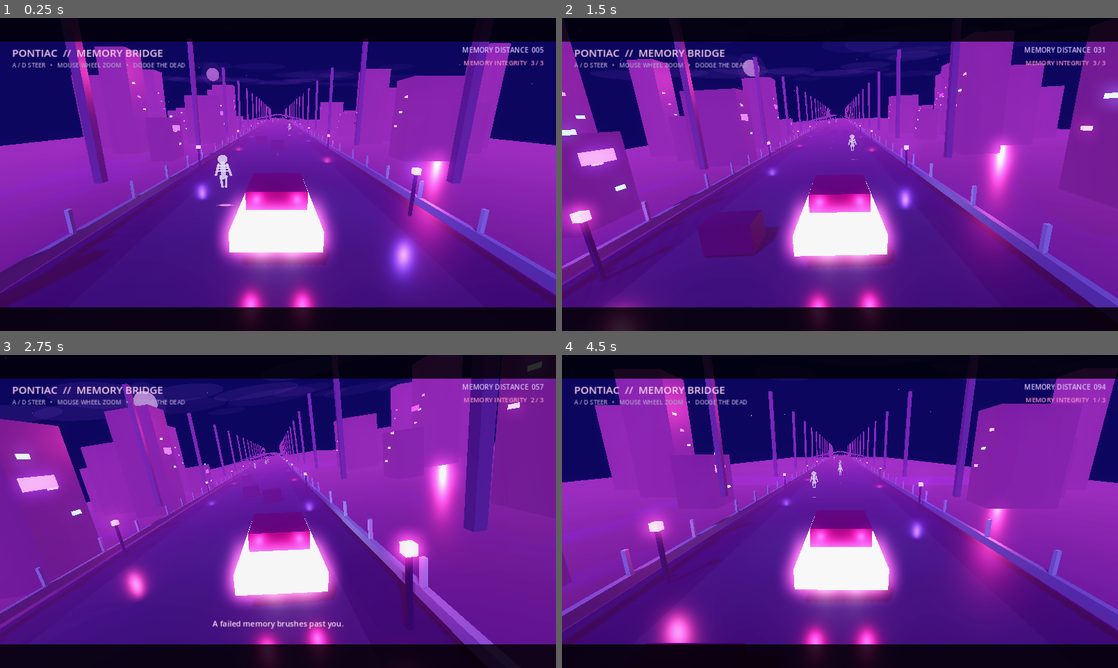
Above: before the commit, frames 1-4 (two rows, left to right).
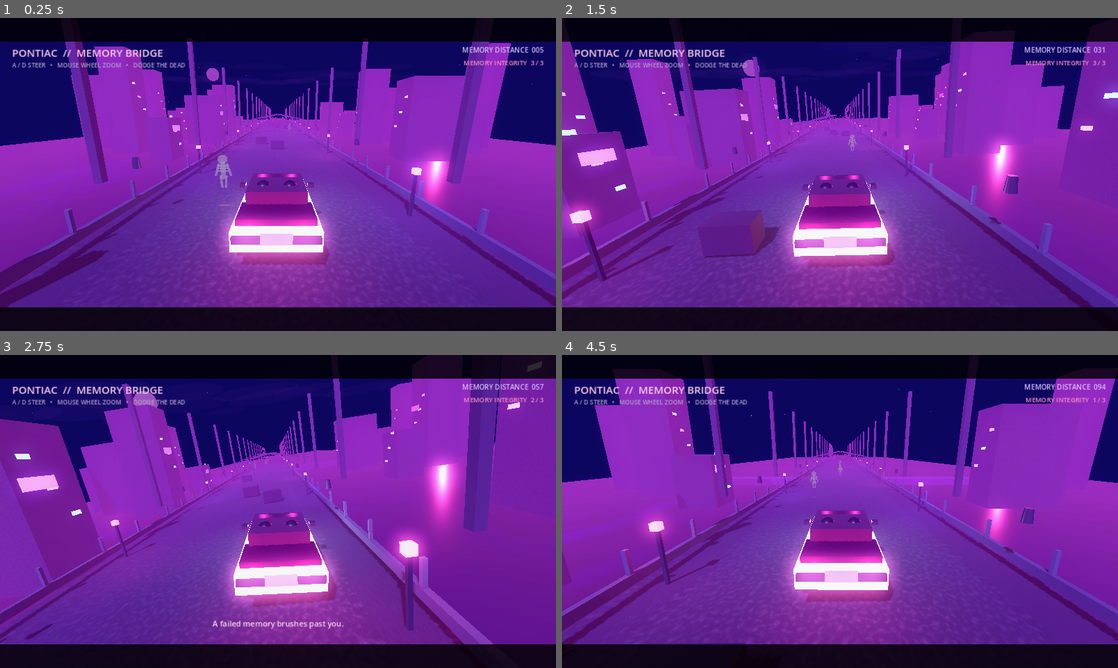
Above: after the commit, the same moments.

Repository: fuzeonspotify/outoftime
Game: Godot game, scene res://scenes/road_memory.tscn
The game is run twice, just before and just after one commit, with the same random seed, the same clock (stepped at 60 frames per second) and the same inputs. This scene is started directly instead of the project's main scene.
Inputs (mouse positions are in pixels of both pictures, inside the frame that each line leads up to):
- Up to frame 1 (0.25 s): no input
- Up to frame 2 (1.5 s): move the mouse to (962, 158) at 0.52 s; hold D (move_right) 0.53-1.28 s; tap Shift at 0.6 s; click (962, 158) at 0.67 s; tap Space at 0.77 s; move the mouse to (728, 190) at 1.27 s; hold S from 1.28 s (still down); tap E at 1.35 s
- Up to frame 3 (2.75 s): tap Space at 1.52 s; move the mouse to (333, 442) at 2.02 s; release S at 2.03 s; hold D (move_right) from 2.03 s (still down); tap Shift at 2.1 s
- Up to frame 4 (4.5 s): move the mouse to (812, 574) at 2.77 s; release D (move_right) at 2.78 s; hold W 2.78-3.53 s; tap E at 2.85, 4.35 s; click (812, 574) at 2.92 s; tap Space at 3.02, 3.77 s; tap A (move_left) at 3.5 s; move the mouse to (1006, 558) at 3.52 s; hold A (move_left) from 3.53 s (still down); tap Shift at 3.6 s; move the mouse to (673, 464) at 4.27 s

The runs differ from the first frame. In frame 1, 20% of the frame differs, in the area x 0-100%, y 7-96%; in frame 2, 20%; in frame 3, 18%; in frame 4, 22%.
Error in both runs: Invalid assignment of property or key 'volume_linear' with value of type 'float' on a base object of type 'AudioStreamPlayer'. (res://scripts/audio/music_direc…

Commit message:
Enable textured art pass on memory bridge

Diff:
--- a/scenes/road_memory.tscn
+++ b/scenes/road_memory.tscn
@@ -1,10 +1,14 @@
-[gd_scene load_steps=3 format=3]
+[gd_scene load_steps=4 format=3]
 
 [ext_resource type="Script" path="res://scripts/world/road_memory.gd" id="1_road"]
 [ext_resource type="Script" path="res://scripts/world/road_audio.gd" id="2_audio"]
+[ext_resource type="Script" path="res://scripts/world/environment_art_pass.gd" id="3_art"]
 
 [node name="RoadMemory" type="Node3D"]
 script = ExtResource("1_road")
 
 [node name="RoadAudio" type="Node" parent="."]
 script = ExtResource("2_audio")
+
+[node name="EnvironmentArtPass" type="Node" parent="."]
+script = ExtResource("3_art")
